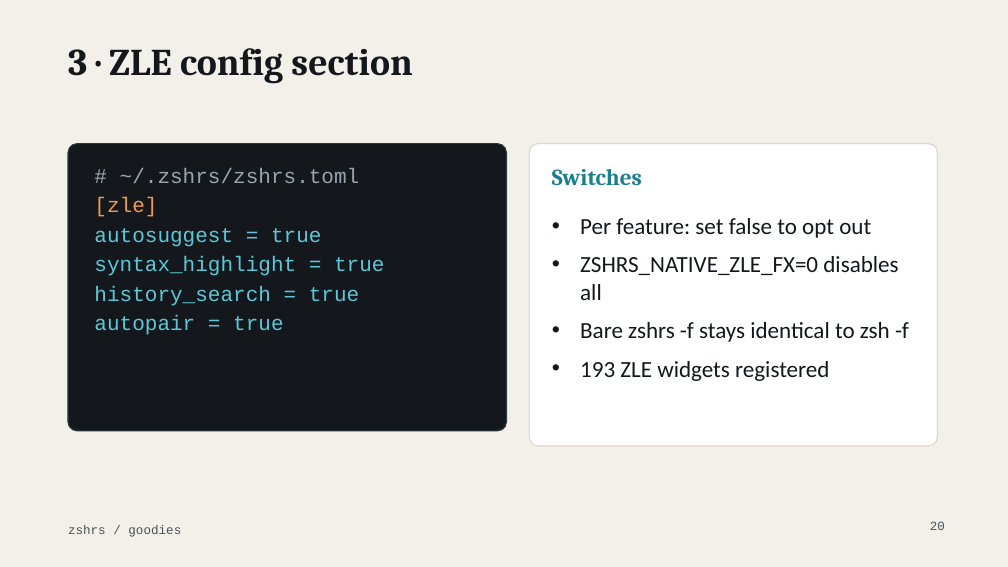
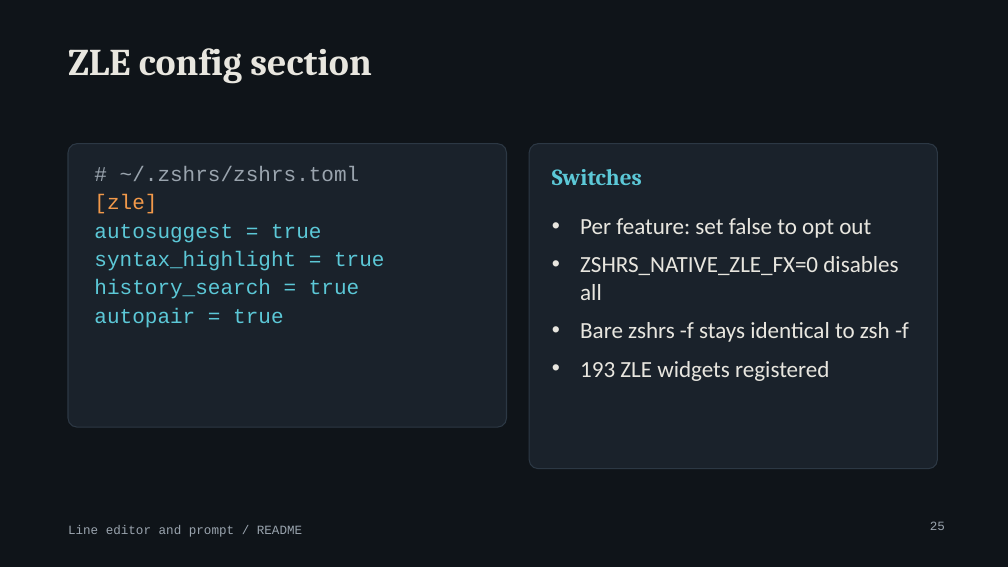
Before and after one commit to MenkeTechnologies/zshrs, a slide deck: slide 25 of docs/talk.pptx (slide 20 before the commit). Drawn at 1008x567 pixels with LibreOffice and Linux fonts; fonts in the diff are those of the drawing. Boxes give left, top, right and bottom in pixels: in the first picture for what was removed or moved away, otherwise in the second. Text is boxed around its words. In the diff, an @@ line names an element or a change of style, - is before the commit and + after.

Commit message:
docs: full talk deck covering every goodie

```diff
--- a/docs/talk.pptx
+++ b/docs/talk.pptx
@@ background #F2F0E9 to #0F1419 @@
@@ title at (68,48,371,84): text changed; text colour #14181D to #E8E6DF @@
-3 · ZLE config section
+ZLE config section
@@ rounded rectangle: place and size @@
-rounded rectangle at (68,144,507,431)
+rounded rectangle at (68,144,507,427)
@@ rounded rectangle at (68,144,507,427): fill #14181D to #1A222B @@
@@ rounded rectangle: place and size @@
-rounded rectangle at (529,144,938,446)
+rounded rectangle at (529,144,938,469)
@@ rounded rectangle at (529,144,938,469): fill #FFFFFF to #1A222B; outline #D9D5C8 1 pt to #2C3844 1 pt; proportions changed @@
@@ text "# ~/.zshrs/zshrs.toml" at (94,166,384,328): less space between paragraphs @@
@@ text "Switches" at (552,169,642,185): text colour #1B7F8E to #5CC8D7 @@
@@ text "Per feature: set false to ..." at (580,218,909,381): text colour #14181D to #E8E6DF @@
@@ text removed at (68,525,181,537) @@
-zshrs / goodies
@@ text added at (68,525,302,537), 12 pt, text #9AA4AE @@
+Line editor and prompt / README
@@ page number at (930,521,945,530): text changed; text colour #4A5158 to #9AA4AE @@
-20
+25
```
Also in this commit, not shown: 18 other slides changed, 39 slides added, 13 slides removed.
